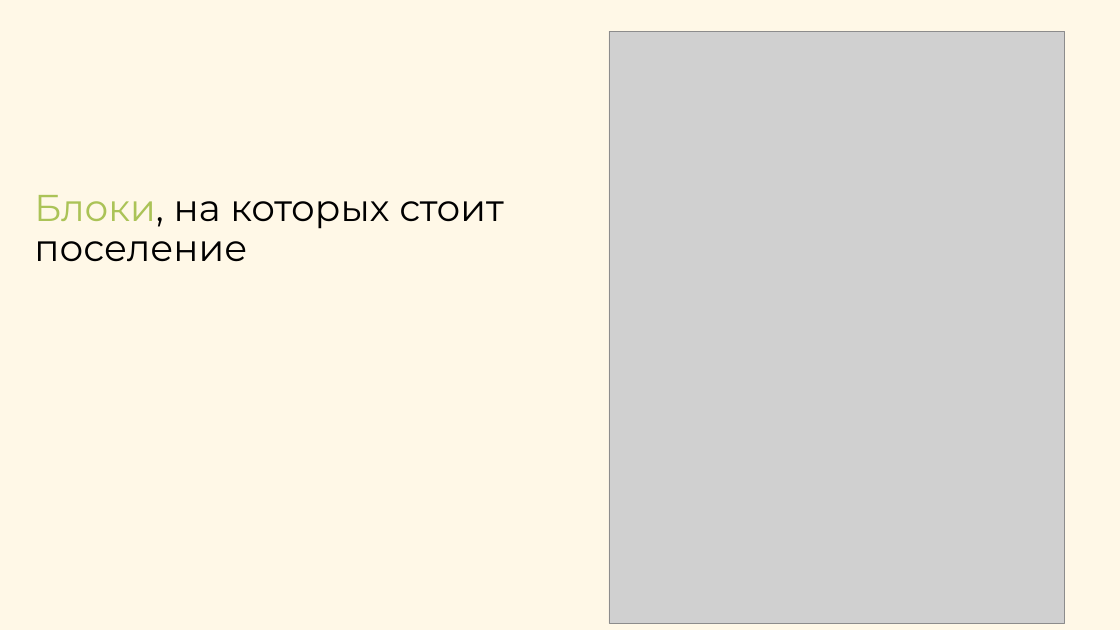
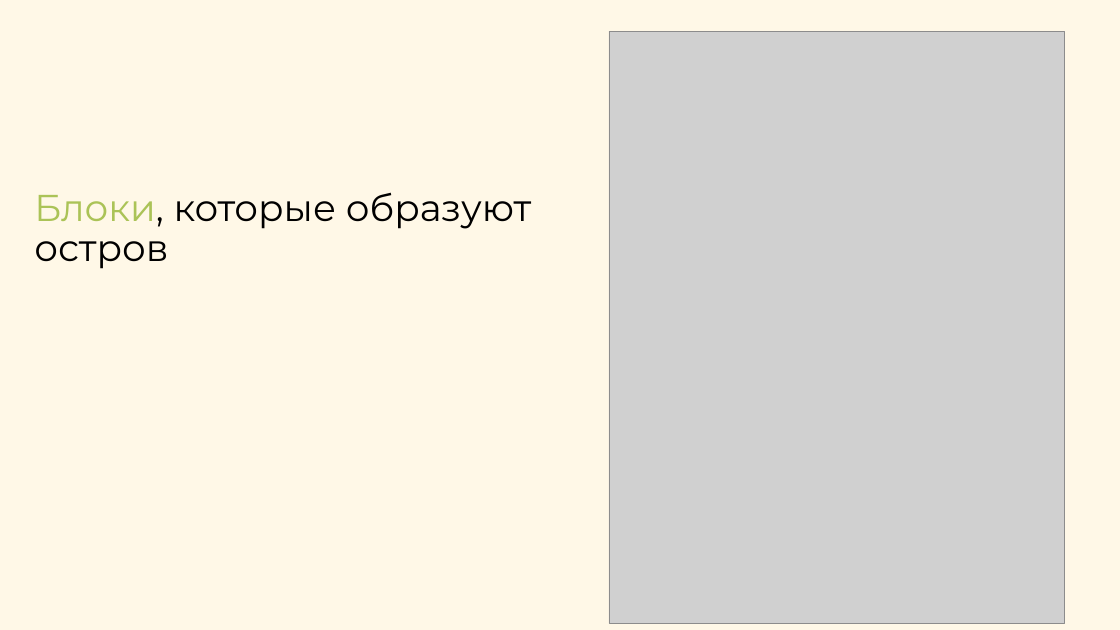
Before and after one commit to AndreiDuvakin/PyGame-Project, a slide deck: slide 6 of data/documents/Презентация.pptx (slide 3 before the commit). Drawn at 1120x630 pixels with LibreOffice and Linux fonts; fonts in the diff are those of the drawing; grey boxes stand for pictures. Boxes give left, top, right and bottom in pixels: in the first picture for what was removed or moved away, otherwise in the second. Text is boxed around its words. In the diff, an @@ line names an element or a change of style, - is before the commit and + after.

```diff
--- a/data/documents/Презентация.pptx
+++ b/data/documents/Презентация.pptx
@@ title at (34,192,531,269): text changed @@
-Блоки, на которых стоит поселение
+Блоки, которые образуют остров
```
Also in this commit, not shown: 2 other slides changed, 4 slides added, 1 slide removed.
